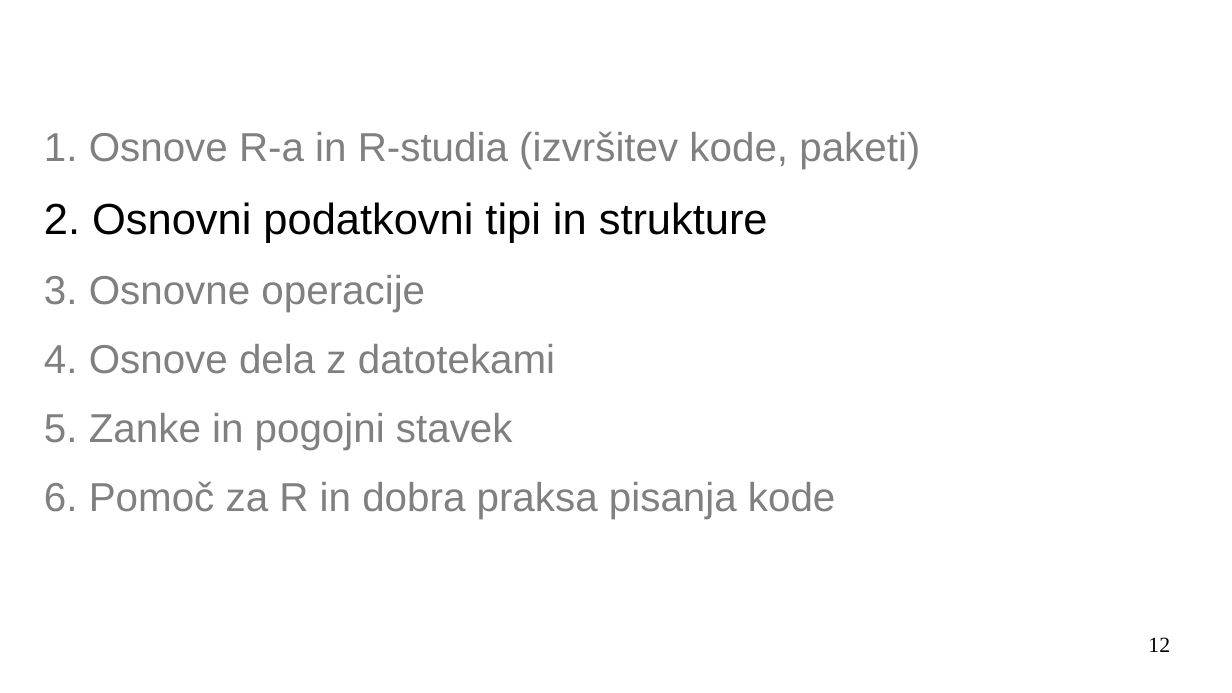
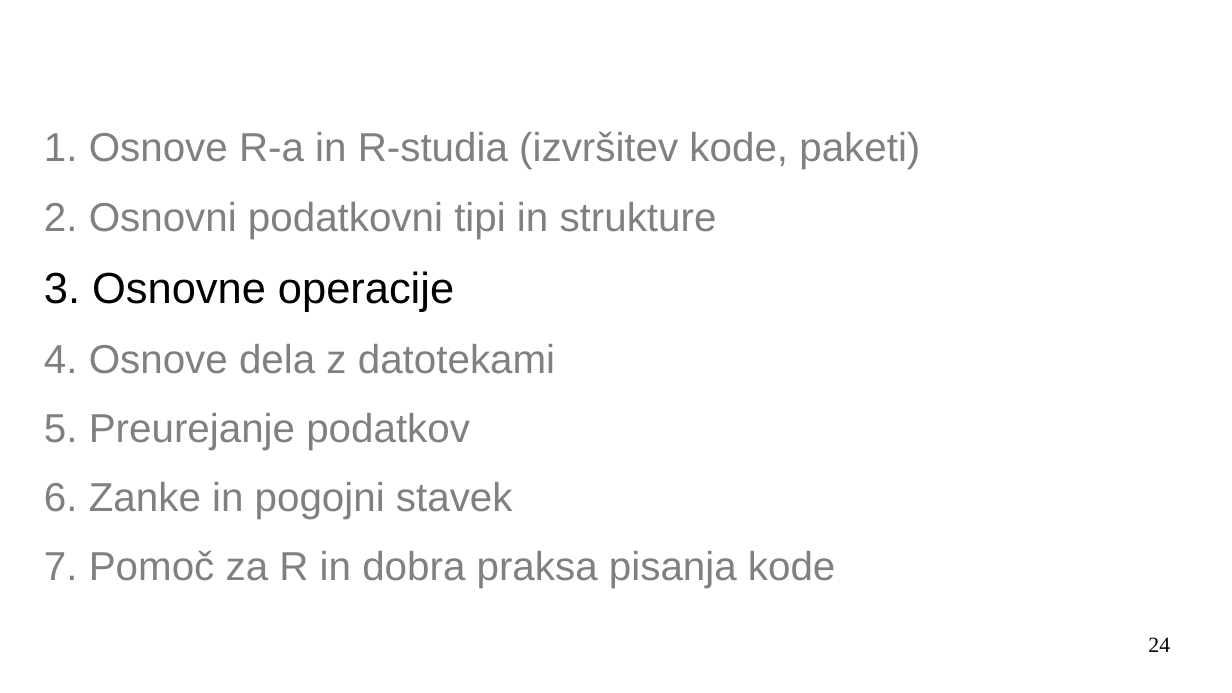
Before and after one commit to janaobsteter/R_tecaj, a slide deck: slide 24 of IT_Rtecaj.odp (slide 12 before the commit). Drawn at 1232x693 pixels with LibreOffice and Linux fonts; fonts in the diff are those of the drawing; background and template pictures are left out. Boxes give left, top, right and bottom in pixels: in the first picture for what was removed or moved away, otherwise in the second. Text is boxed around its words. In the diff, an @@ line names an element or a change of style, - is before the commit and + after.

Commit message:
Dodano preurejanje!

```diff
--- a/IT_Rtecaj.odp
+++ b/IT_Rtecaj.odp
@@ text at (44, 202, 717, 312): size 28 to 26 pt, text colour #000000 to #808080 in "2. Osnovni podatkovni tipi in strukture"; size 26 to 28 pt, text colour #808080 to #000000 in "3. Osnovne operacije" @@
@@ text at (44, 413, 835, 588): text changed @@
-5. Zanke in pogojni stavek
-6. Pomoč za R in dobra praksa pisanja kode
+5. Preurejanje podatkov
+6. Zanke in pogojni stavek
+7. Pomoč za R in dobra praksa pisanja kode
@@ page number at (1148, 637, 1170, 652): text changed @@
-12
+24
```
Also in this commit, not shown: 10 other slides changed, 5 slides added, 1 other file.
